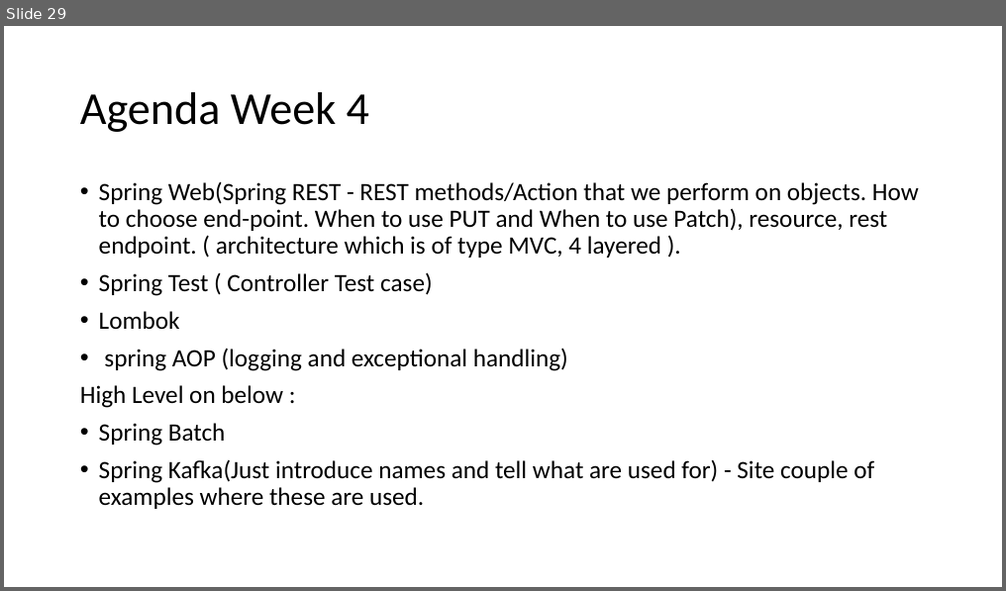
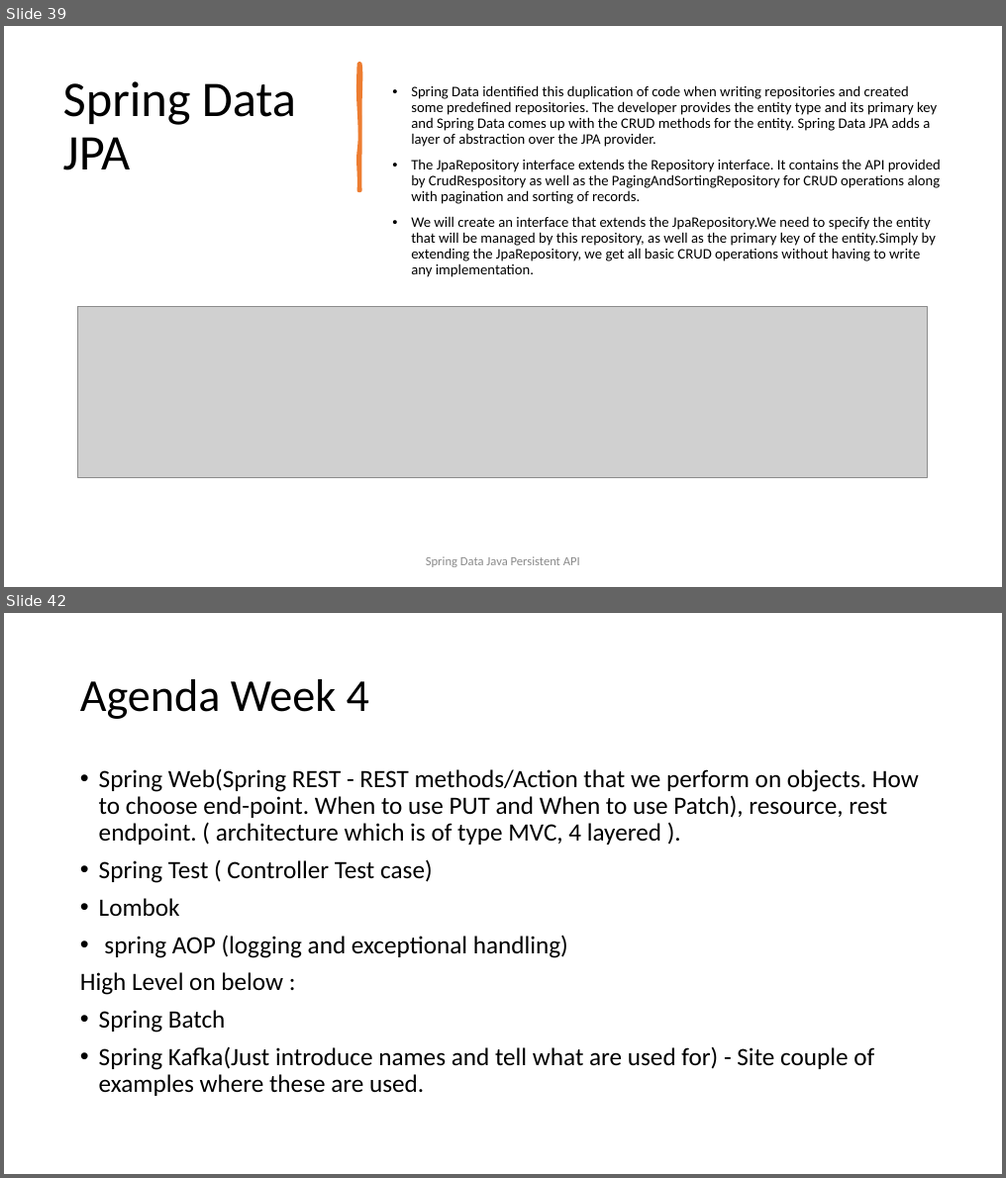
Before and after one commit to spoorthiempowher/Empowher-Curriculum, a slide deck: Java/EmpowHER-All weeks.pptx. Shown one above the other, each under a label of ours: slide 29 before the commit, slides 39 and 42 after it; the slides between them are not shown. The pictures are 1006x591 and 1006x1178 pixels, drawn with LibreOffice and Linux fonts; fonts in the diff are those of the drawing; grey boxes stand for pictures. Boxes give left, top, right and bottom in pixels: in the first picture for what was removed or moved away, otherwise in the second. Text is boxed around its words. In the diff, an @@ line names an element or a change of style, - is before the commit and + after.

```diff
--- a/Java/EmpowHER-All weeks.pptx
+++ b/Java/EmpowHER-All weeks.pptx
@@ slide 39 added at bbox=[4, 26, 1002, 587], background #FFFFFF @@
@@ title added at bbox=[63, 81, 296, 171], 48 pt, text #000000 @@
+Spring Data JPA
@@ freeform shape added at bbox=[358, 64, 360, 190], fill #ED7D31, outline #ED7D31 3.25 pt @@
@@ text added at bbox=[411, 85, 941, 277], 14 pt, text #000000 @@
+• Spring Data identified this duplication of code when writing repositories and created some predefined repositories. The developer provides the entity type and its primary key and Spring Data comes up with the CRUD methods for the entity. Spring Data JPA adds a layer of abstraction over the JPA provider.
+• The JpaRepository interface extends the Repository interface. It contains the API provided by CrudRespository as well as the PagingAndSortingRepository for CRUD operations along with pagination and sorting of records.
+• We will create an interface that extends the JpaRepository.We need to specify the entity that will be managed by this repository, as well as the primary key of the entity.Simply by extending the JpaRepository, we get all basic CRUD operations without having to write any implementation.
@@ picture added at bbox=[78, 307, 928, 478] @@
@@ text added at bbox=[426, 557, 580, 568], 12 pt, text #8C8C8C @@
+Spring Data Java Persistent API
@@ what was slide 29 is now slide 42 @@
```
Also in this commit, not shown: 1 slide changed, 14 other slides added, 2 slides removed.
